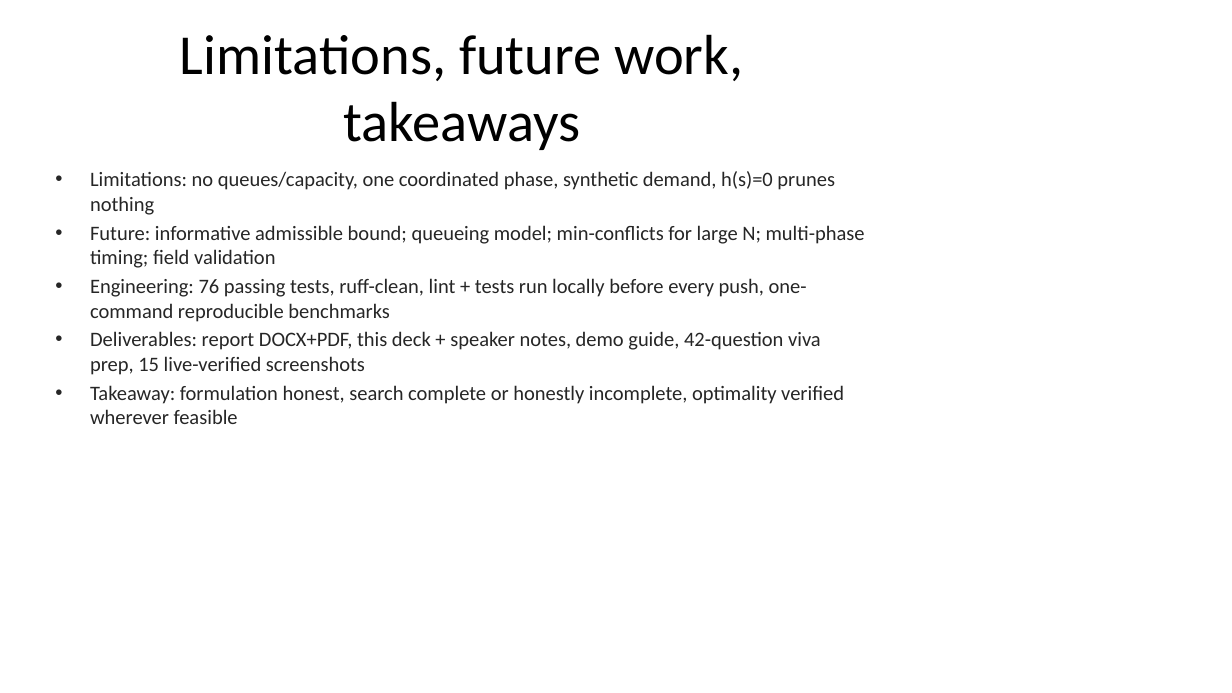
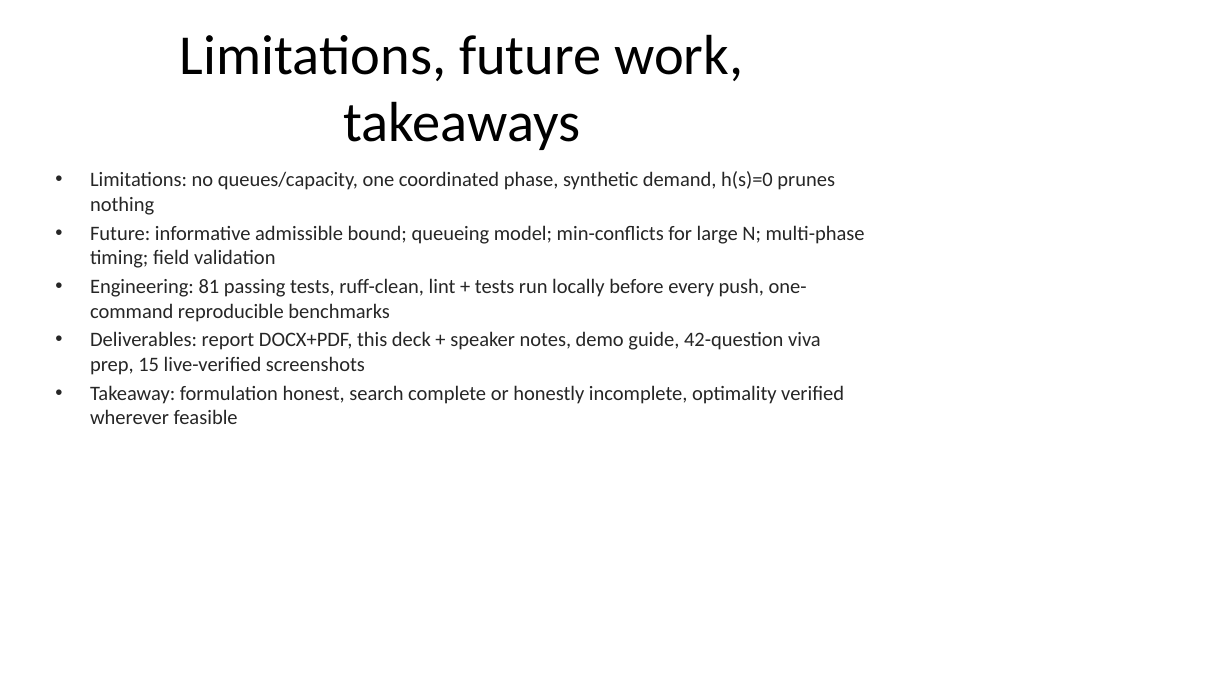
Before and after one commit to vyeos/fai-project, a slide deck: slide 13 of deliverables/final_slides.pptx. Drawn at 1232x693 pixels with LibreOffice and Linux fonts; fonts in the diff are those of the drawing. Boxes give left, top, right and bottom in pixels: in the first picture for what was removed or moved away, otherwise in the second. Text is boxed around its words. In the diff, an @@ line names an element or a change of style, - is before the commit and + after.

```diff
--- a/deliverables/final_slides.pptx
+++ b/deliverables/final_slides.pptx
@@ text at (x1=90, y1=278, x2=807, y2=322): text changed @@
-• Engineering: 76 passing tests, ruff-clean, lint + tests run locally before every push, one-command reproducible benchmarks
+• Engineering: 81 passing tests, ruff-clean, lint + tests run locally before every push, one-command reproducible benchmarks
```
Also in this commit, not shown: 20 other files.
